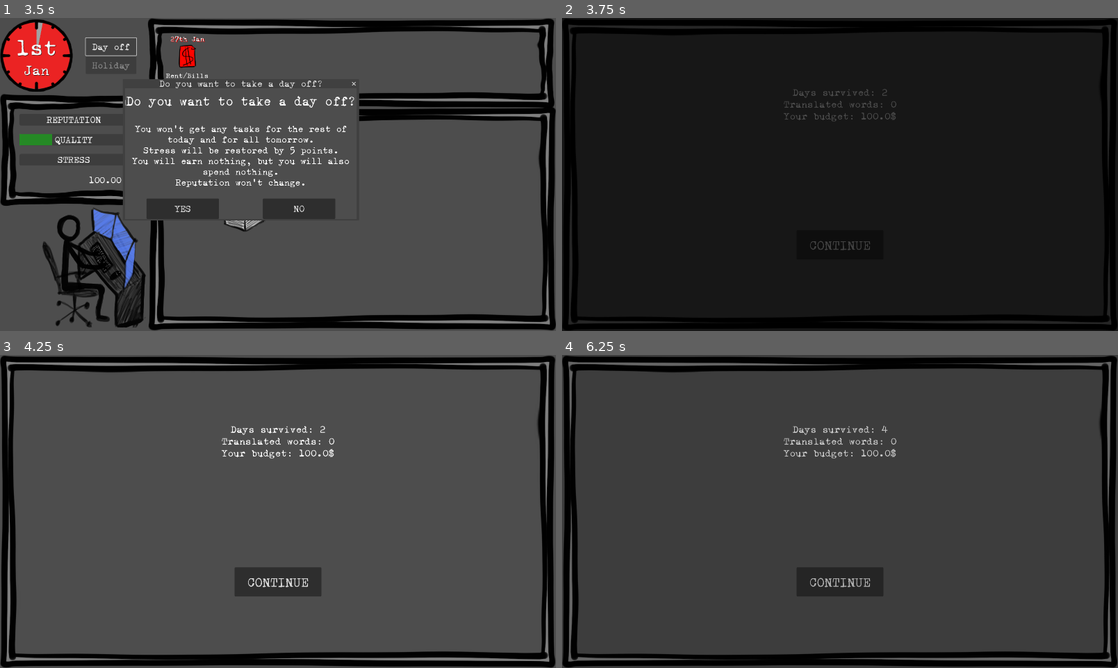
Above: before the commit, frames 1-4 (two rows, left to right).
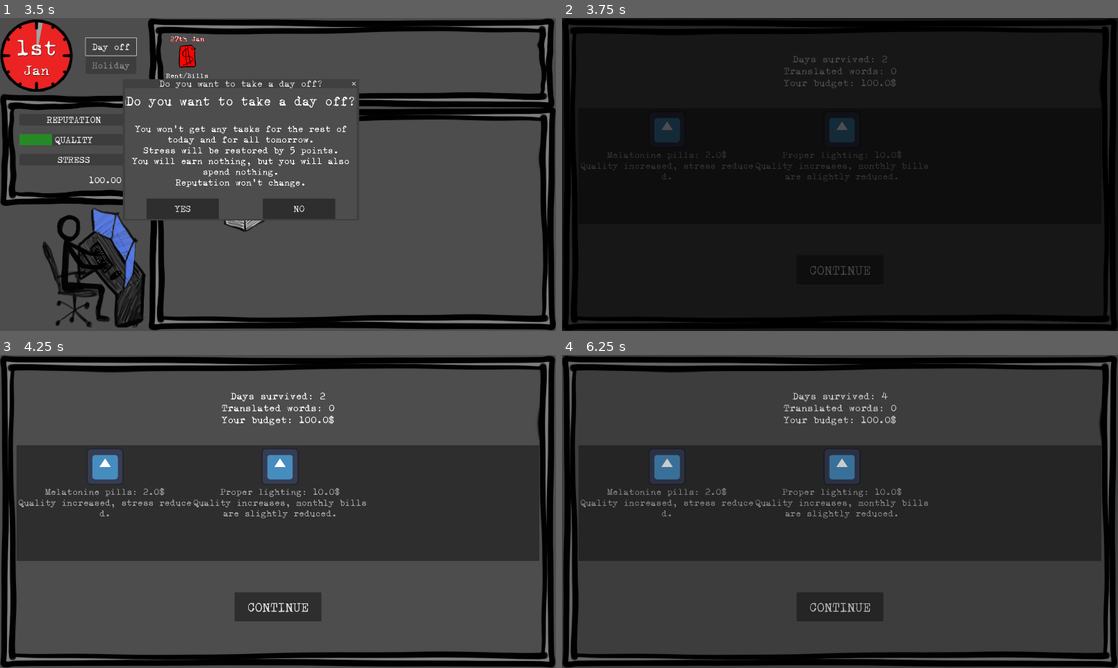
Above: after the commit, the same moments.

Repository: ildede/game-off-2025
Game: Godot game, scene res://scenes/game/screens/splash_screen/splash.tscn
Same seed, same stepped clock (60 frames per second), same inputs: the game is played once before the commit and once after it. The engine's default icon, where the game draws it, is replaced by a stand-in: a white triangle on a blue panel in a dark square.
Inputs:
- Up to frame 1 (3.5 s): click "LET'S GO!" at 0.5 s; click "START" at 1.25 s; click "Accept" at 2 s; click "Day off" at 2.75 s
- Up to frame 2 (3.75 s): click "YES" at 3.5 s
- Up to frame 3 (4.25 s): no input
- Up to frame 4 (6.25 s): click "CONTINUE" at 4.25 s; click "Day off" at 5 s; click "YES" at 5.75 s

Frame 1 is identical in both runs. In frame 2, 1.6% of the frame differs, in the area x 3-66%, y 12-82%; in frame 3, 37%, in the area x 3-97%, y 12-86%; in frame 4, 2.8%.

Commit message:
feat: manage stress/quality/reputation and bill change on daily bonuses

Diff:
--- a/autoloads/client_data.gd
+++ b/autoloads/client_data.gd
@@ -155,5 +155,10 @@
 	event.name = obj_in.get("name")
 	event.description = obj_in.get("description")
 	event.can_spawn = obj_in.get("can_spawn")
+	event.cost = obj_in.get("cost", 0.0)
+	event.quality_change = obj_in.get("quality_change", 0.0)
+	event.stress_change = obj_in.get("stress_change", 0.0)
+	event.reputation_change = obj_in.get("reputation_change", 0.0)
+	event.default_bill_change = obj_in.get("default_bill_change", 0.0)
 
 	return event
--- a/autoloads/models.gd
+++ b/autoloads/models.gd
@@ -150,3 +150,8 @@
 	var name: String
 	var description: String
 	var can_spawn: bool
+	var cost: float
+	var quality_change: float
+	var stress_change: float
+	var reputation_change: float
+	var default_bill_change: float
--- a/data/game_data.json
+++ b/data/game_data.json
@@ -1325,13 +1325,19 @@
       "id": 2,
       "name": "Proper lighting",
       "description": "Quality increases, monthly bills are slightly reduced.",
-      "can_spawn": false
+      "can_spawn": true,
+      "cost": 10.0,
+      "quality_change": 2.0,
+      "default_bill_change": -20.0
     },
     {
       "id": 3,
       "name": "Wall planner",
       "description": "Stress reduced, reputation increases.",
-      "can_spawn": false
+      "can_spawn": true,
+      "cost": 15.0,
+      "stress_change": -5.0,
+      "reputation_change": 5.0
     },
     {
       "id": 4,
@@ -1349,7 +1355,10 @@
       "id": 6,
       "name": "Melatonine pills",
       "description": "Quality increased, stress reduced.",
-      "can_spawn": false
+      "can_spawn": true,
+      "cost": 2.0,
+      "quality_change": 2.0,
+      "stress_change": -2.0
     },
     {
       "id": 7,
--- a/scenes/game/screens/daily_screen/daily.gd
+++ b/scenes/game/screens/daily_screen/daily.gd
@@ -1,5 +1,8 @@
 extends Node
 class_name Daily
+
+@export var texture: Texture2D
+var selectable: Dictionary = {}
 
 func _ready() -> void:
 	print("[DAILY] _ready")
@@ -13,6 +16,26 @@
 			Global.game_state.money
 		]))
 
+	var bonus1 = ClientData.get_random_bonus()
+	if bonus1:
+		var index_added1 = $Panel/StatisticGrid/ItemList.add_item("{name}: {cost}$\n{description}".format(bonus1), texture)
+		selectable.set(index_added1, bonus1)
+
+		var bonus2 = ClientData.get_random_bonus()
+		if bonus2:
+			if not bonus2.id == bonus1.id:
+				var index_added2 = $Panel/StatisticGrid/ItemList.add_item("{name}: {cost}$\n{description}".format(bonus2), texture)
+				selectable.set(index_added2, bonus2)
+
+			var bonus3 = ClientData.get_random_bonus()
+			if bonus3:
+				if not bonus3.id == bonus1.id and not bonus3.id == bonus2.id:
+					var index_added3 = $Panel/StatisticGrid/ItemList.add_item("{name}: {cost}$\n{description}".format(bonus3), texture)
+					selectable.set(index_added3, bonus3)
+
+	if selectable.is_empty():
+		$Panel/StatisticGrid/ItemList.visible = false
+
 func _on_continue_button_pressed() -> void:
 	print("[DAILY] _on_continue_button_pressed")
 	for bill in Global.game_state.bills:
@@ -20,10 +43,33 @@
 			Global.update_money.emit(-bill.amount)
 			if bill.recurring:
 				bill.next_payment_day = bill.next_payment_day + Global.until_end_of_month(bill.next_payment_day) + bill.due_day
-				print("bill update, now bill.next_payment_day is {0}, for a due_day of {1}".format([bill.next_payment_day, bill.due_day]))
+				print("[DAILY] Bill update, now bill.next_payment_day is {0}, for a due_day of {1}".format([bill.next_payment_day, bill.due_day]))
+
+	if not selectable.is_empty():
+		var selected_list = $Panel/StatisticGrid/ItemList.get_selected_items()
+		for selected_item in selected_list:
+			var bonus = selectable.get(selected_item)
+			print("[DAIILY] Activating {name}".format(bonus))
+			Global.game_state.money -= bonus.cost
+
+			Global.game_state.quality += bonus.quality_change
+			Global.game_state.stress += bonus.stress_change
+			Global.game_state.reputation += bonus.reputation_change
+			if not bonus.default_bill_change == 0:
+				for bill in Global.game_state.bills:
+					bill.amount += bonus.default_bill_change
 
 	if Global.game_state.money < 0:
 		SceneTransition.fade_to_end()
 	else:
 		Global.update_day_count.emit(1)
 		SceneTransition.fade_to_main()
+
+func _on_item_list_empty_clicked(_at_position: Vector2, _mouse_button_index: int) -> void:
+	print("[DAILY] _on_item_list_empty_clicked")
+	$Panel/StatisticGrid/Continue.text = "CONTINUE"
+	$Panel/StatisticGrid/ItemList.deselect_all()
+
+func _on_item_list_item_selected(_index: int) -> void:
+	print("[DAILY] _on_item_list_item_selected")
+	$Panel/StatisticGrid/Continue.text = "BUY & CONTINUE"
--- a/scenes/game/screens/daily_screen/daily.tscn
+++ b/scenes/game/screens/daily_screen/daily.tscn
@@ -1,10 +1,12 @@
-[gd_scene load_steps=3 format=3 uid="uid://bucgncfhv2yq8"]
+[gd_scene load_steps=4 format=3 uid="uid://bucgncfhv2yq8"]
 
 [ext_resource type="Script" uid="uid://rmuvkl2iy50m" path="res://scenes/game/screens/daily_screen/daily.gd" id="1_n7uhh"]
 [ext_resource type="Theme" uid="uid://cym7llujgpfif" path="res://scenes/ui/global_themes/main_theme.tres" id="2_vrdqk"]
+[ext_resource type="Texture2D" uid="uid://cvaxghcsay80s" path="res://icon.svg" id="3_s02k1"]
 
 [node name="Daily" type="Node"]
 script = ExtResource("1_n7uhh")
+texture = ExtResource("3_s02k1")
 
 [node name="Panel" type="PanelContainer" parent="."]
 anchors_preset = 15
@@ -20,9 +22,9 @@
 size_flags_vertical = 3
 
 [node name="Statistics" type="RichTextLabel" parent="Panel/StatisticGrid"]
+custom_minimum_size = Vector2(0, 250)
 layout_mode = 2
 size_flags_horizontal = 3
-size_flags_vertical = 3
 theme_override_font_sizes/normal_font_size = 35
 text = "Day survived: 10
 Translated words: 1000
@@ -31,7 +33,18 @@
 vertical_alignment = 1
 
 [node name="ItemList" type="ItemList" parent="Panel/StatisticGrid"]
+custom_minimum_size = Vector2(0, 400)
 layout_mode = 2
+size_flags_horizontal = 3
+size_flags_vertical = 3
+allow_search = false
+max_text_lines = 10
+auto_height = true
+wraparound_items = false
+max_columns = 3
+same_column_width = true
+fixed_column_width = 600
+icon_mode = 0
 
 [node name="Continue" type="Button" parent="Panel/StatisticGrid"]
 custom_minimum_size = Vector2(300, 100)
@@ -41,4 +54,6 @@
 theme_override_font_sizes/font_size = 45
 text = "CONTINUE"
 
+[connection signal="empty_clicked" from="Panel/StatisticGrid/ItemList" to="." method="_on_item_list_empty_clicked"]
+[connection signal="item_selected" from="Panel/StatisticGrid/ItemList" to="." method="_on_item_list_item_selected"]
 [connection signal="pressed" from="Panel/StatisticGrid/Continue" to="." method="_on_continue_button_pressed"]
